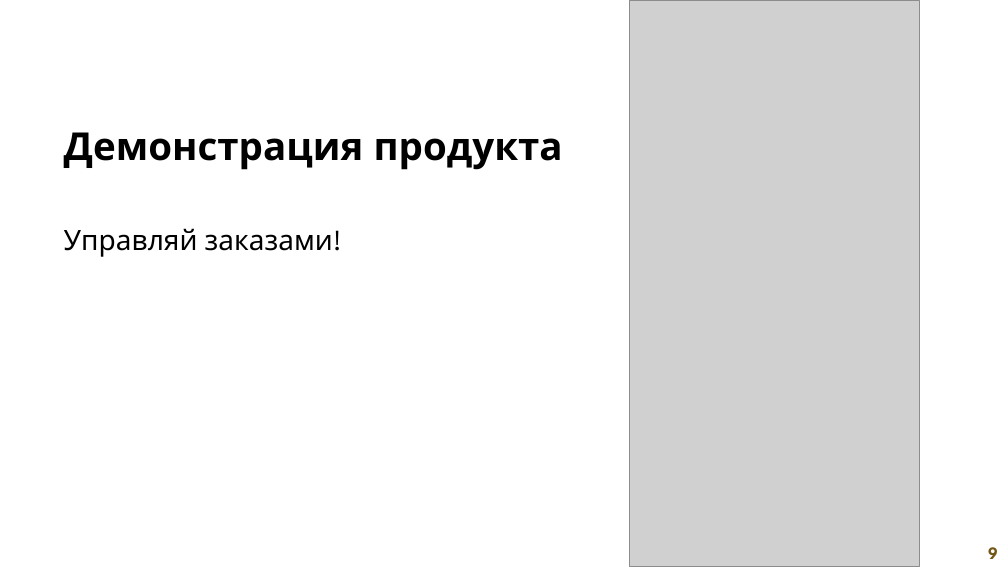
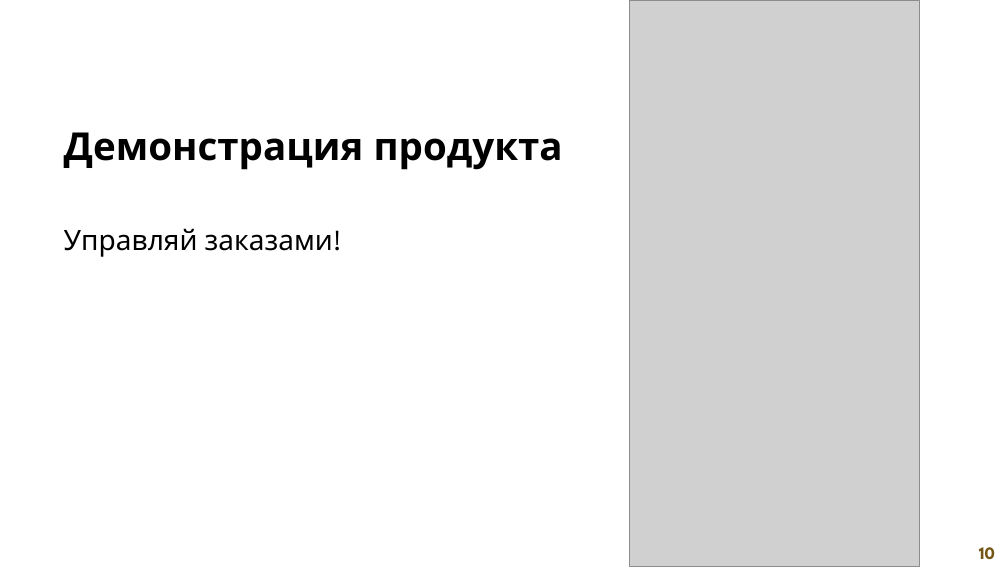
Before and after one commit to SanyaElis/ConfectioneryCostTracker, a slide deck: slide 10 of documentation/Презентация продукта.pptx. Drawn at 1008x567 pixels with LibreOffice and Linux fonts; fonts in the diff are those of the drawing; grey boxes stand for pictures. Boxes give left, top, right and bottom in pixels: in the first picture for what was removed or moved away, otherwise in the second. Text is boxed around its words. In the diff, an @@ line names an element or a change of style, - is before the commit and + after.

```diff
--- a/documentation/Презентация продукта.pptx
+++ b/documentation/Презентация продукта.pptx
@@ text added at <box>979,547,995,559</box>, 20 pt, text #745716, bold @@
+10
@@ text removed at <box>988,547,998,559</box> @@
-9
```
Also in this commit, not shown: 7 other slides changed, 4 other files.
